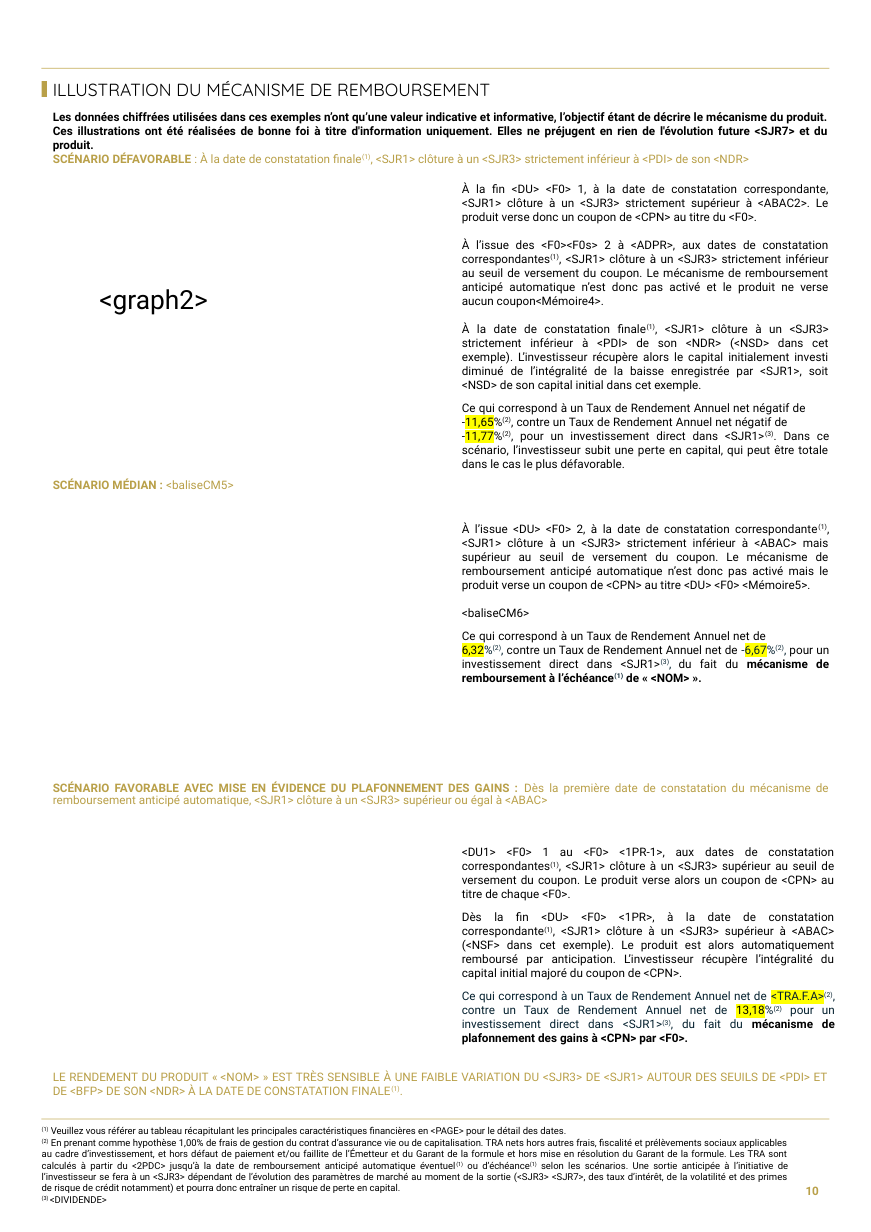
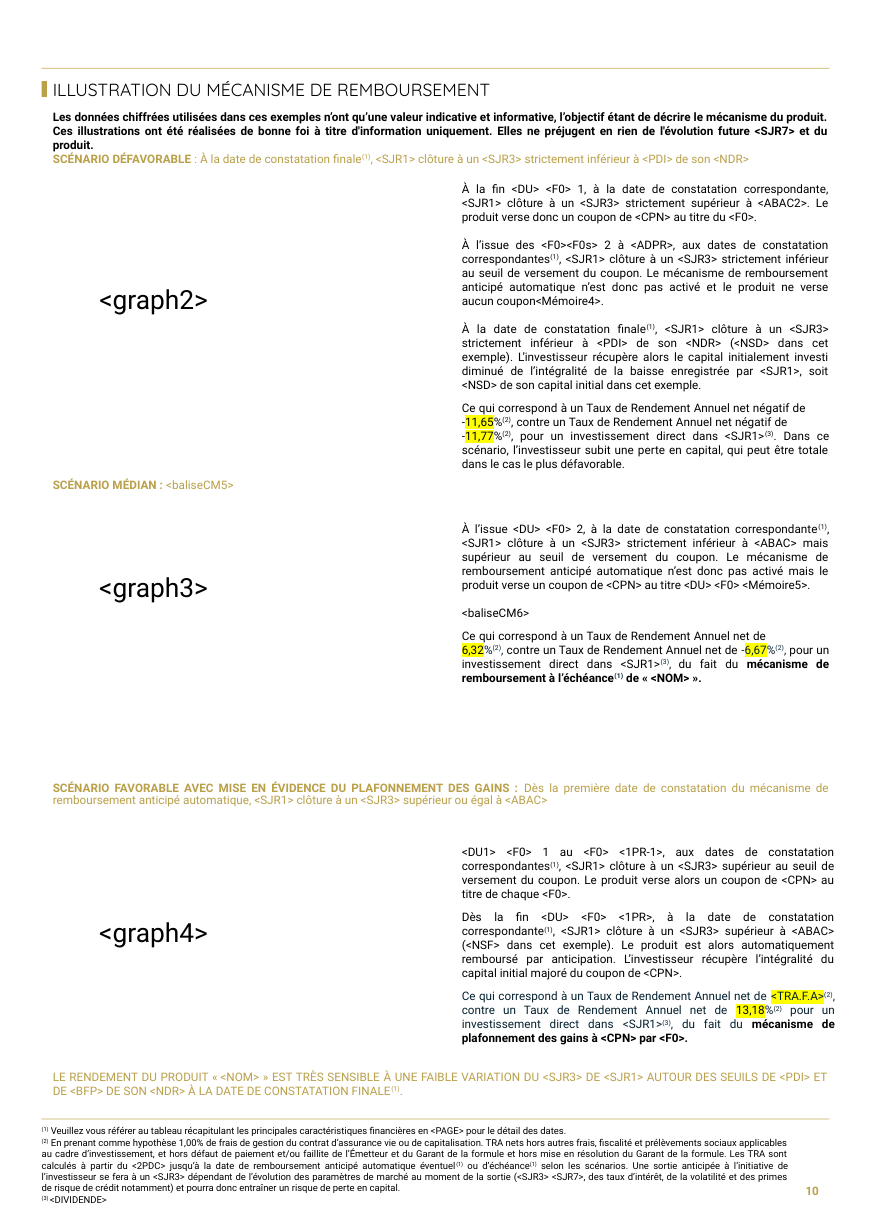
Before and after one commit to guillaumejacquin/equitim-project, a slide deck: slide 10 of Templates/testmercredi.pptx. Drawn at 871x1232 pixels with LibreOffice and Linux fonts; fonts in the diff are those of the drawing; background and template pictures are left out. Boxes give left, top, right and bottom in pixels: in the first picture for what was removed or moved away, otherwise in the second. Text is boxed around its words. In the diff, an @@ line names an element or a change of style, - is before the commit and + after.

```diff
--- a/Templates/testmercredi.pptx
+++ b/Templates/testmercredi.pptx
@@ text added at (99, 577, 208, 603), 18 pt, text #000000 @@
+<graph3>
@@ text added at (99, 922, 208, 948), 18 pt, text #000000 @@
+<graph4>
```
Also in this commit, not shown: 1 other slide changed.
